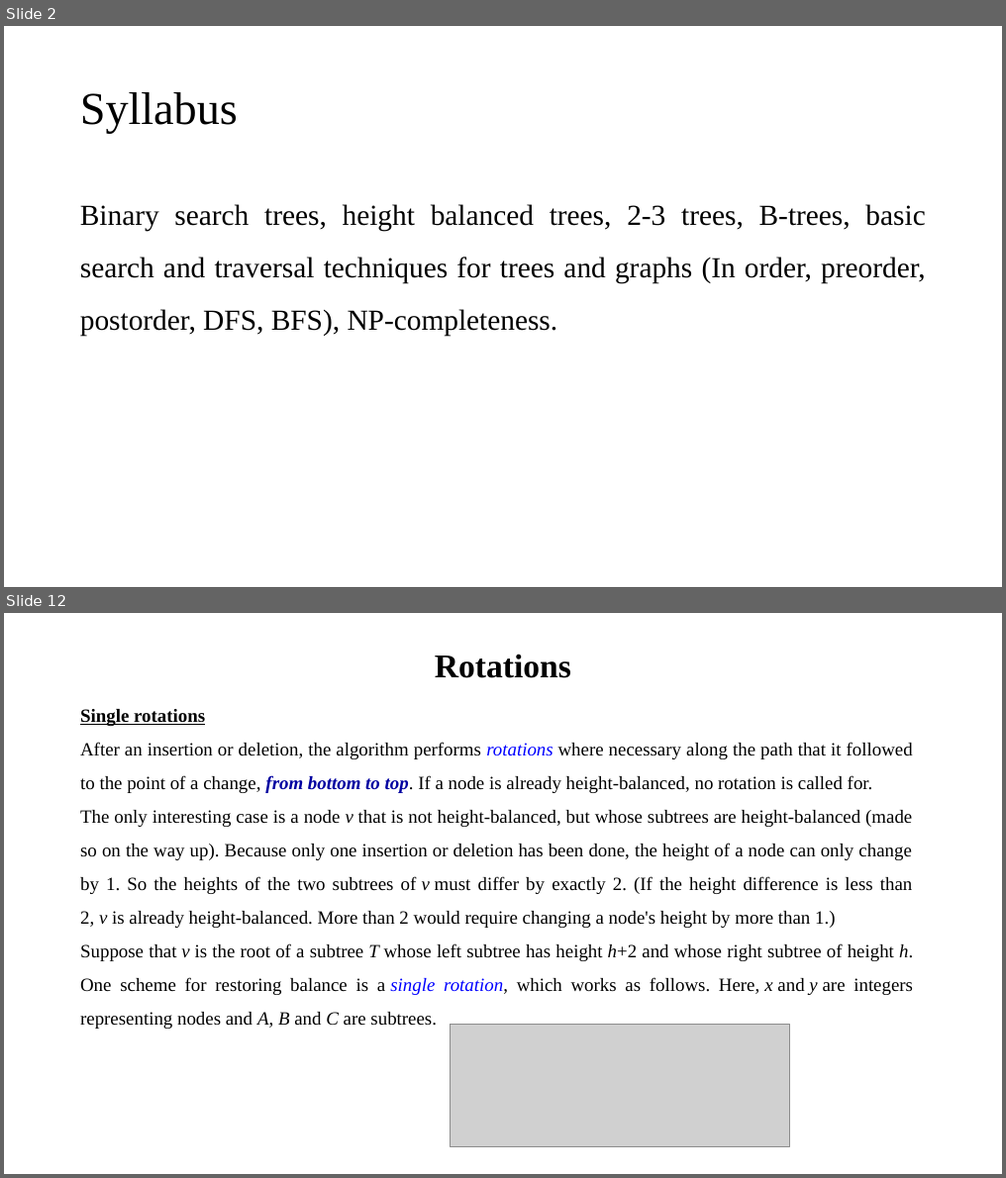
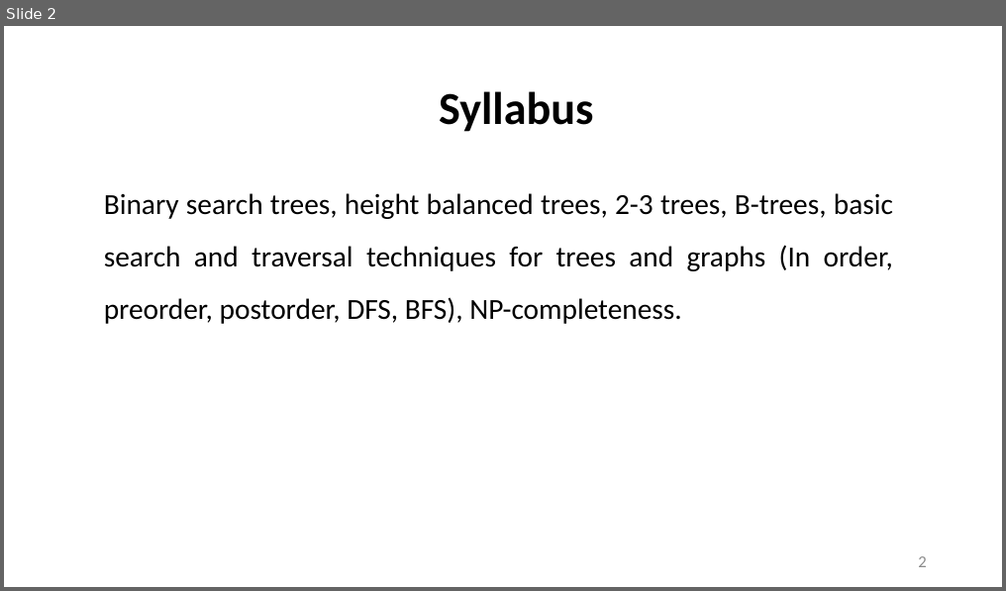
Before and after one commit to dayanandyadav205/CS-402-ADA, a slide deck: PPT_Notes/Unit-5_CS-402_ADA/Unit-5_CS-402_ADA.pptx. Shown one above the other, each under a label of ours: slides 2 and 12 before the commit, slide 2 after it; the slides between them are not shown. The pictures are 1006x1178 and 1006x591 pixels, drawn with LibreOffice and Linux fonts; fonts in the diff are those of the drawing; grey boxes stand for pictures. Boxes give left, top, right and bottom in pixels: in the first picture for what was removed or moved away, otherwise in the second. Text is boxed around its words. In the diff, an @@ line names an element or a change of style, - is before the commit and + after.

```diff
--- a/PPT_Notes/Unit-5_CS-402_ADA/Unit-5_CS-402_ADA.pptx
+++ b/PPT_Notes/Unit-5_CS-402_ADA/Unit-5_CS-402_ADA.pptx
@@ slide 12 removed at box(4, 613, 1002, 1174), background #FFFFFF @@
@@ text removed at box(435, 654, 571, 678) @@
-Rotations
@@ text removed at box(80, 709, 913, 1029) @@
-Single rotations
-After an insertion or deletion, the algorithm performs rotations where necessary along the path that it followed to the point of a change, from bottom to top. If a node is already height-balanced, no rotation is called for.
-The only interesting case is a node v that is not height-balanced, but whose subtrees are height-balanced (made so on the way up). Because only one insertion or deletion has been done, the height of a node can only change by 1. So the heights of the two subtrees of v must differ by exactly 2. (If the height difference is less than 2, v is already height-balanced. More than 2 would require changing a node's height by more than 1.)
-Suppose that v is the root of a subtree T whose left subtree has height h+2 and whose right subtree of height h. One scheme for restoring balance is a single rotation, which works as follows. Here, x and y are integers representing nodes and A, B and C are subtrees.
@@ picture removed at box(450, 1025, 790, 1148) @@
@@ slide 2 changed as well @@
@@ title "Syllabus": place and size @@
-title "Syllabus" at box(80, 92, 238, 134)
+title "Syllabus" at box(439, 91, 593, 132)
@@ title "Syllabus" at box(439, 91, 593, 132): font Times New Roman to Calibri, bold on; alignment left to centre @@
@@ text "Binary search trees, height balanced ...": place and size @@
-text "Binary search trees, height balanced ..." at box(80, 204, 926, 336)
+text "Binary search trees, height balanced ..." at box(104, 193, 893, 324)
@@ text "Binary search trees, height balanced ..." at box(104, 193, 893, 324): font Times New Roman to Calibri @@
@@ page number added at box(918, 557, 926, 568), 16 pt, text #8C8C8C @@
+2
```
Also in this commit, not shown: 12 other slides changed, 30 slides added, 19 other slides removed, 13 other files.
